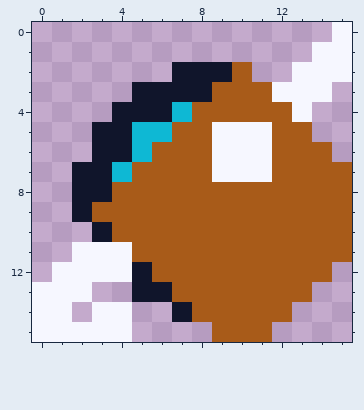
Pixel-art file, stored at game/assets/source/original_procedural/projectile_starfall.aseprite. That is the earlier state.
16x16 pixels, 1 frame.
New version:
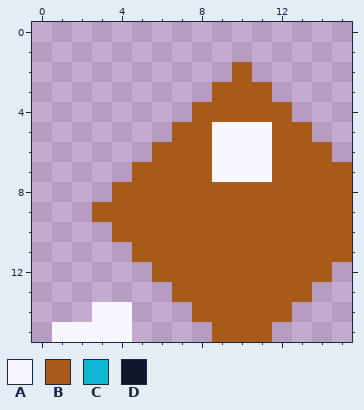
Palette (. is transparent): A #f6f7ff  B #a85b19  C #0eb8d4  D #10152b
Changes in this commit:
Changed rows in their new state; - is an unchanged pixel.
first column x 0:
 0 ---------------.
 1 --------------..
 2 -------...---...
 3 -----....---...-
 4 ----....-----.--
 5 ---....---------
 6 ---...----------
 7 --...-----------
 8 --..------------
 9 --.-------------
10 ---.------------
11 --...-----------
12 -.....----------
13 ...--..---------
14 ..-----.--------
15 .---------------
Changed places in both pictures, as pixel boxes (x1, y1, x2, y2):
erased: (32, 22, 352, 342)
